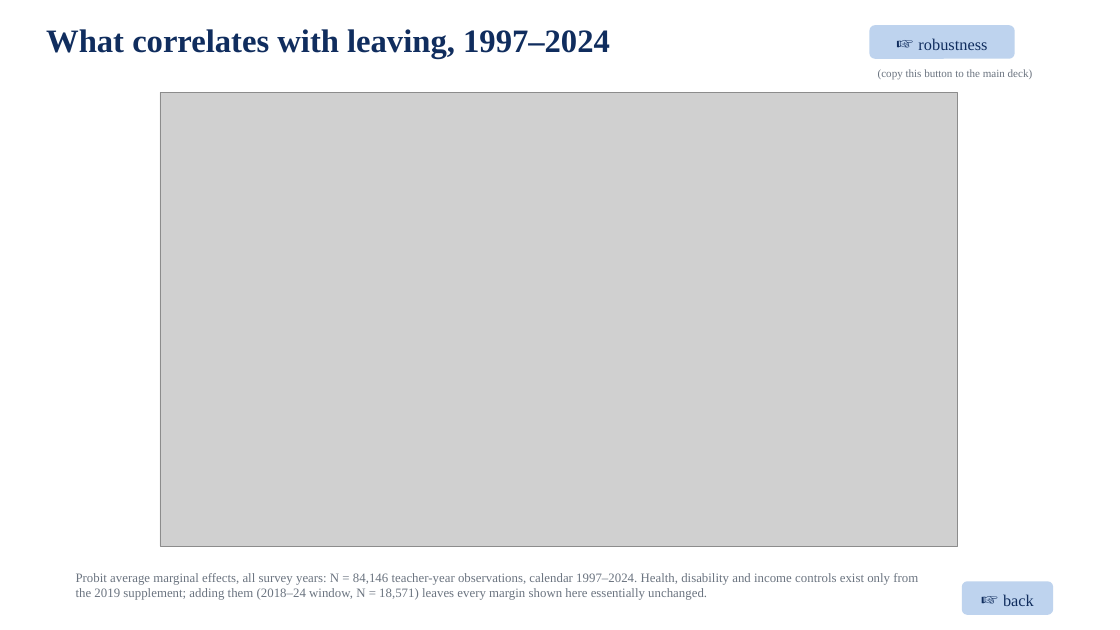
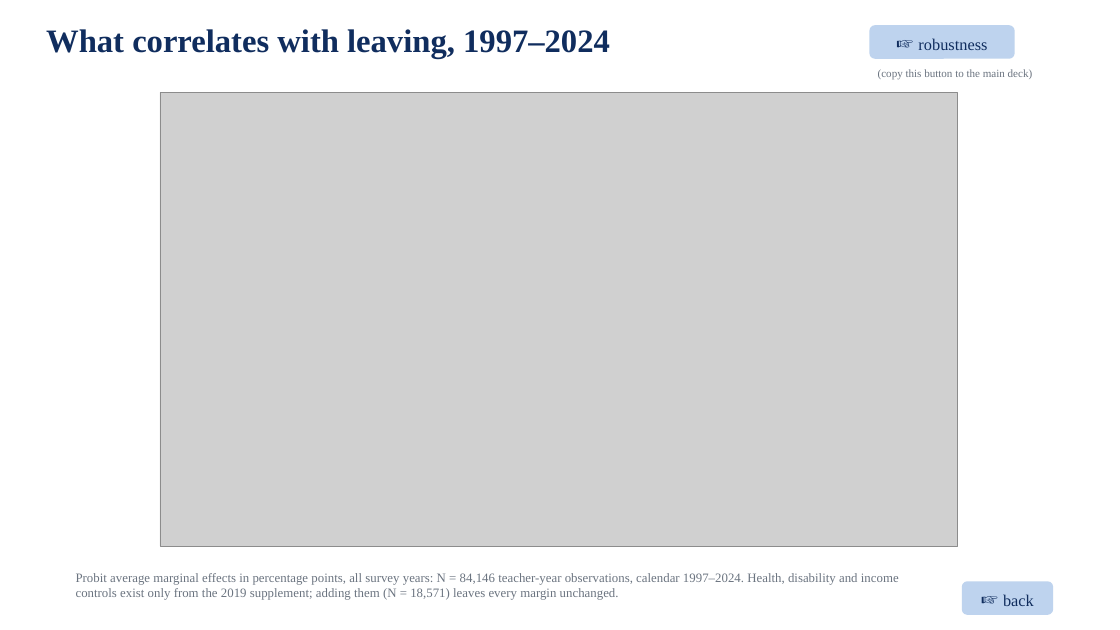
Before and after one commit to jedr1-ship-it/Alternative-Pathways----Quant, a slide deck: slide 1 of report/data_cluster/robustness_slides.pptx. Drawn at 1120x630 pixels with LibreOffice and Linux fonts; fonts in the diff are those of the drawing; grey boxes stand for pictures. Boxes give left, top, right and bottom in pixels: in the first picture for what was removed or moved away, otherwise in the second. Text is boxed around its words. In the diff, an @@ line names an element or a change of style, - is before the commit and + after.

```diff
--- a/report/data_cluster/robustness_slides.pptx
+++ b/report/data_cluster/robustness_slides.pptx
@@ text at <box>76,573,899,600</box>: text changed @@
-Probit average marginal effects, all survey years: N = 84,146 teacher-year observations, calendar 1997–2024. Health, disability and income controls exist only from the 2019 supplement; adding them (2018–24 window, N = 18,571) leaves every margin shown here essentially unchanged.
+Probit average marginal effects in percentage points, all survey years: N = 84,146 teacher-year observations, calendar 1997–2024. Health, disability and income controls exist only from the 2019 supplement; adding them (N = 18,571) leaves every margin unchanged.
```
Also in this commit, not shown: 3 other slides changed, 10 other files.
